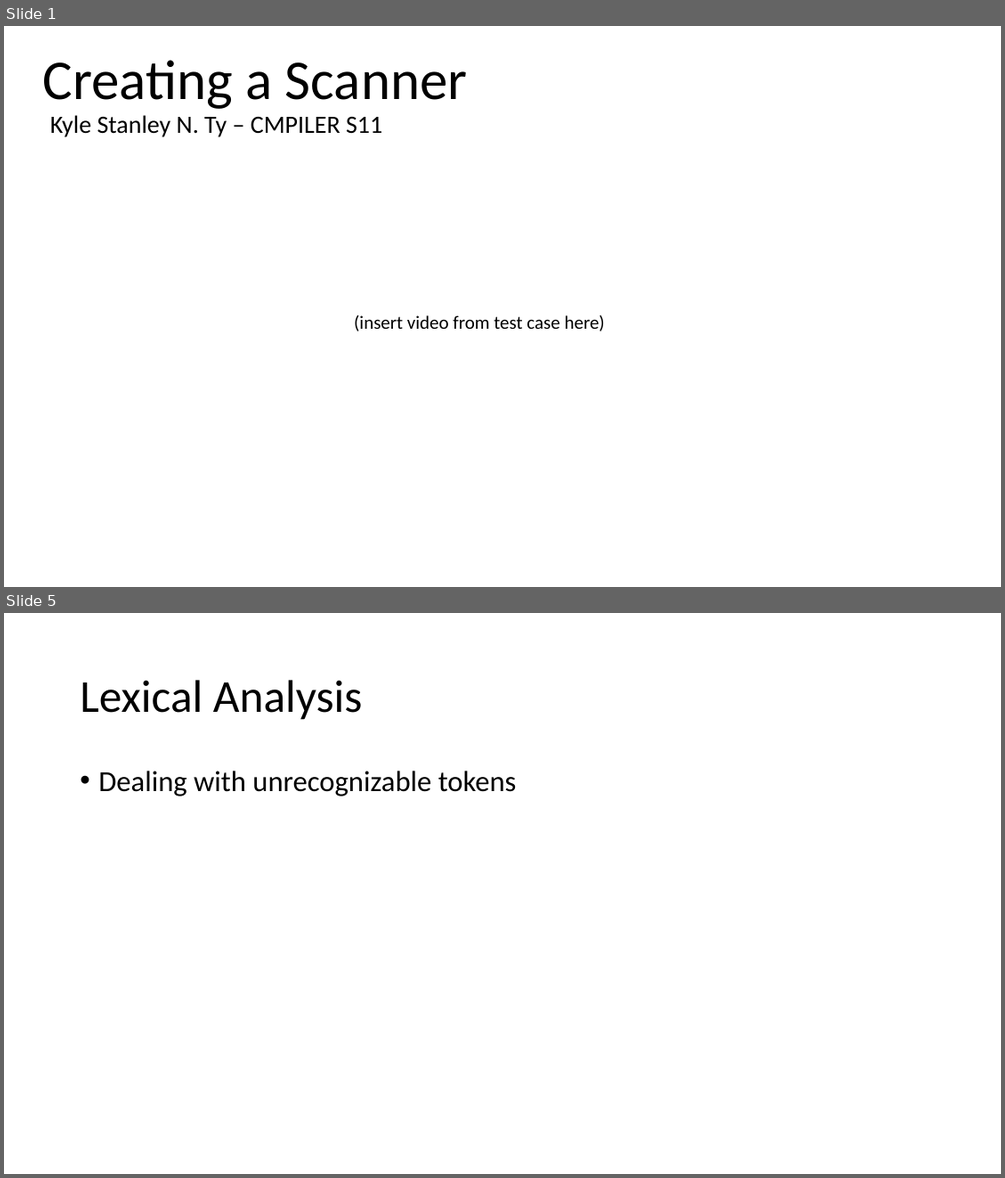
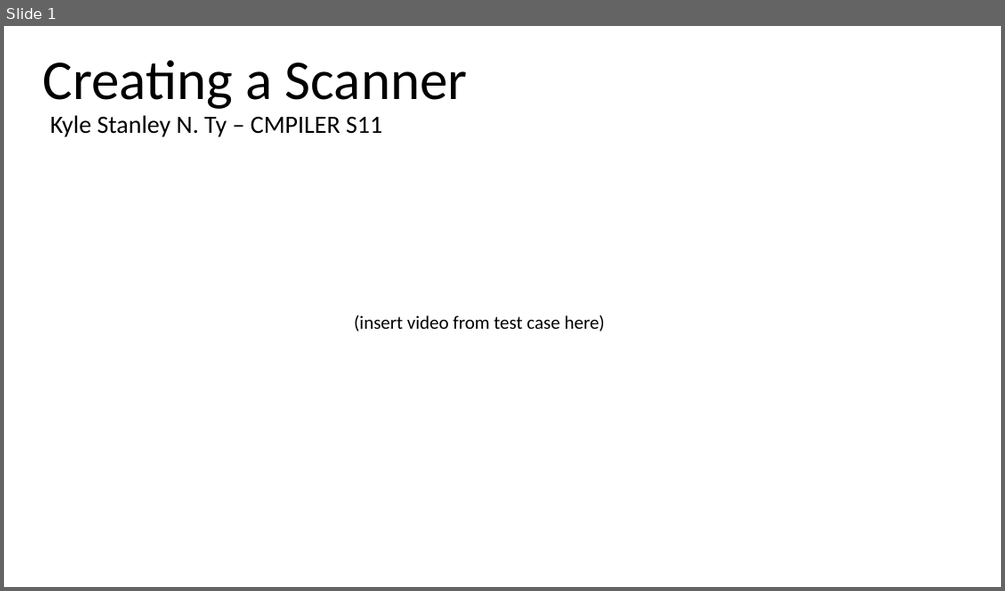
Before and after one commit to Jade03022/Scanner-Problem-Set, a slide deck: Creating a Scanner.pptx. Shown one above the other, each under a label of ours: slides 1 and 5 before the commit, slide 1 after it; the slides between them are not shown. The pictures are 1005x1178 and 1005x591 pixels, drawn with LibreOffice and Linux fonts; fonts in the diff are those of the drawing. Boxes give left, top, right and bottom in pixels: in the first picture for what was removed or moved away, otherwise in the second. Text is boxed around its words. In the diff, an @@ line names an element or a change of style, - is before the commit and + after.

```diff
--- a/Creating a Scanner.pptx
+++ b/Creating a Scanner.pptx
@@ slide 5 removed at bbox=[4, 613, 1001, 1174], background #FFFFFF @@
@@ title removed at bbox=[80, 680, 363, 720] @@
-Lexical Analysis
@@ text removed at bbox=[98, 771, 517, 796] @@
-• Dealing with unrecognizable tokens
```
Also in this commit, not shown: 1 slide changed, 4 slides added, 2 other slides removed.
